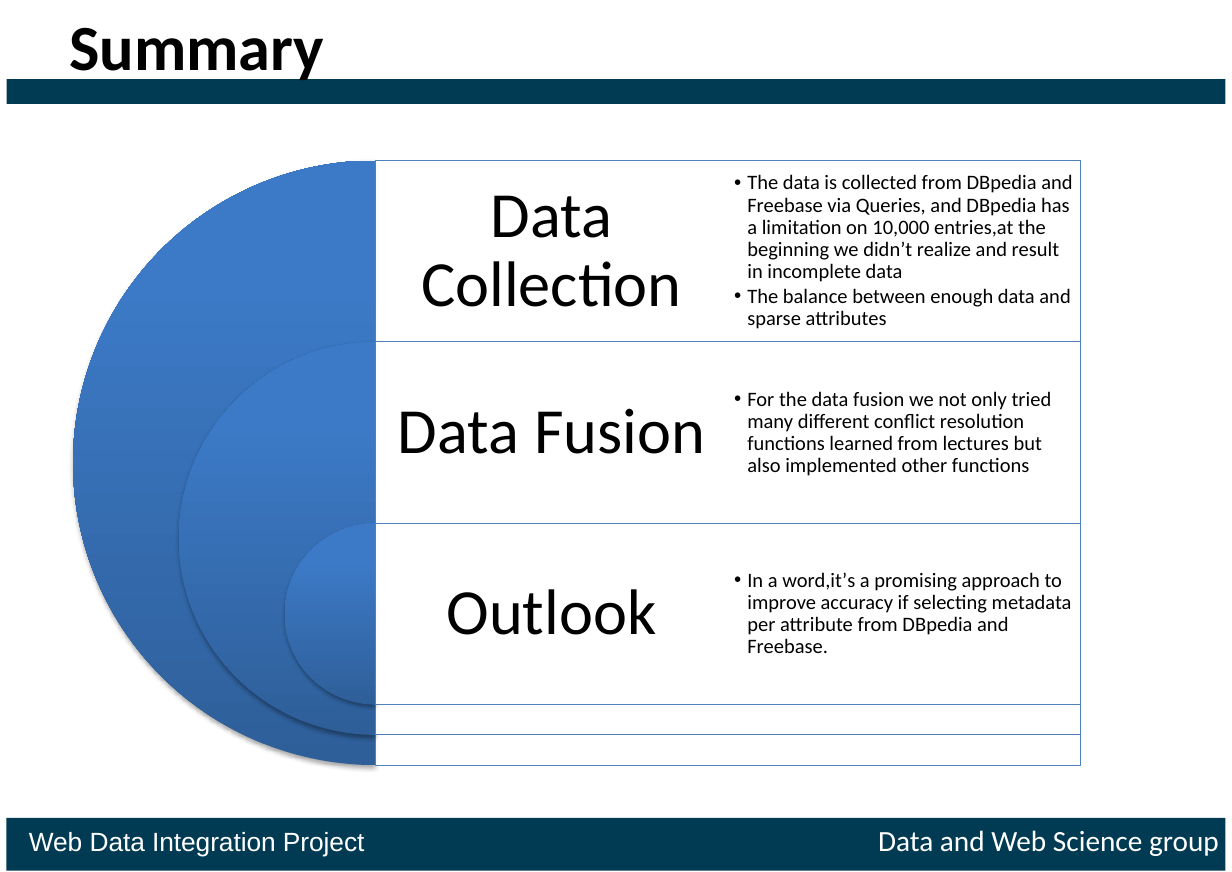
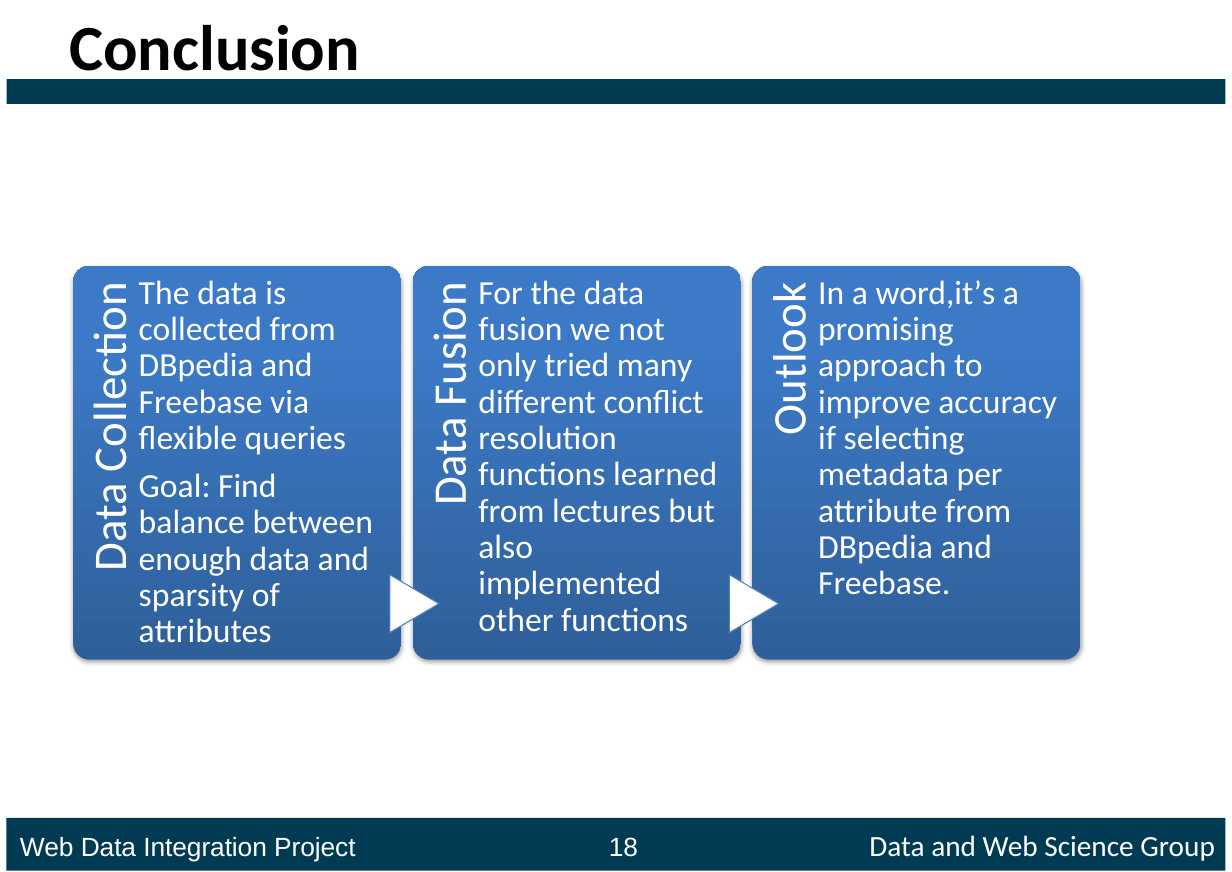
Before and after one commit to ofrendo/WebDataIntegration, a slide deck: slide 18 of presentation/Presentation_template.pptx (slide 13 before the commit). Drawn at 1232x872 pixels with LibreOffice and Linux fonts; fonts in the diff are those of the drawing. Boxes give left, top, right and bottom in pixels: in the first picture for what was removed or moved away, otherwise in the second. Text is boxed around its words. In the diff, an @@ line names an element or a change of style, - is before the commit and + after.

Commit message:
Presentation update

```diff
--- a/presentation/Presentation_template.pptx
+++ b/presentation/Presentation_template.pptx
@@ title at [69,25,360,86]: text changed @@
-Summary
+Conclusion
@@ group removed at [73,160,1081,765]: 3 pie slice (boxed as its full ellipse)s, 3 rectangles, 1 text @@
-  •• The data is collected from DBpedia and Freebase via Queries, and DBpedia has a limitation on 10,000 entries,at the beginning we didn’t realize and result in incomplete data
-  •• The balance between enough data and sparse attributes
@@ text "Data Collection": place and size @@
-text "Data Collection" at [421,195,681,307]
+text "Data Collection" at [82,301,139,568]
@@ text "Data Fusion": place and size @@
-text "Data Fusion" at [398,408,705,454]
+text "Data Fusion" at [421,294,478,502]
@@ text "For the data fusion we ...": place and size @@
-text "For the data fusion we ..." at [747,391,1052,476]
+text "For the data fusion we ..." at [478,280,717,632]
@@ text "For the data fusion we ..." at [478,280,717,632]: size 14 to 23 pt, text colour #000000 to #FFFFFF; bullet •• to none; list level 2 to 1 in "For the data fusion we ..."; vertical alignment middle to top @@
@@ size 44 to 32 pt, text colour #000000 to #FFFFFF; alignment centre to right; less space between paragraphs; vertical alignment middle to top; rotation 0 to 270 degrees in 3 elements at [421,294,478,502], [82,301,139,568], [761,297,818,430] @@
@@ text "Outlook": place and size @@
-text "Outlook" at [447,589,657,635]
+text "Outlook" at [761,297,818,430]
@@ text "In a word,it’s a promising ...": place and size @@
-text "In a word,it’s a promising ..." at [747,572,1072,653]
+text "In a word,it’s a promising ..." at [818,280,1057,595]
@@ text "In a word,it’s a promising ..." at [818,280,1057,595]: size 14 to 23 pt, text colour #000000 to #FFFFFF; bullet •• to none; list level 2 to 1 in "In a word,it’s a promising ..."; vertical alignment middle to top @@
@@ group added at [73,266,1081,660]: 3 rounded rectangles, 2 flow chart extracts, 1 text @@
+The data is collected from DBpedia and Freebase via flexible queries
+Goal: Find balance between enough data and sparsity of attributes
@@ text added at [20,835,1214,861], 18 pt, text #FFFFFF @@
+Web Data Integration Project 18 Data and Web Science Group
@@ text removed at [29,830,1219,857] @@
-Web Data Integration Project Data and Web Science group
```
Also in this commit, not shown: 5 other slides changed, 13 slides added, 7 slides removed.
